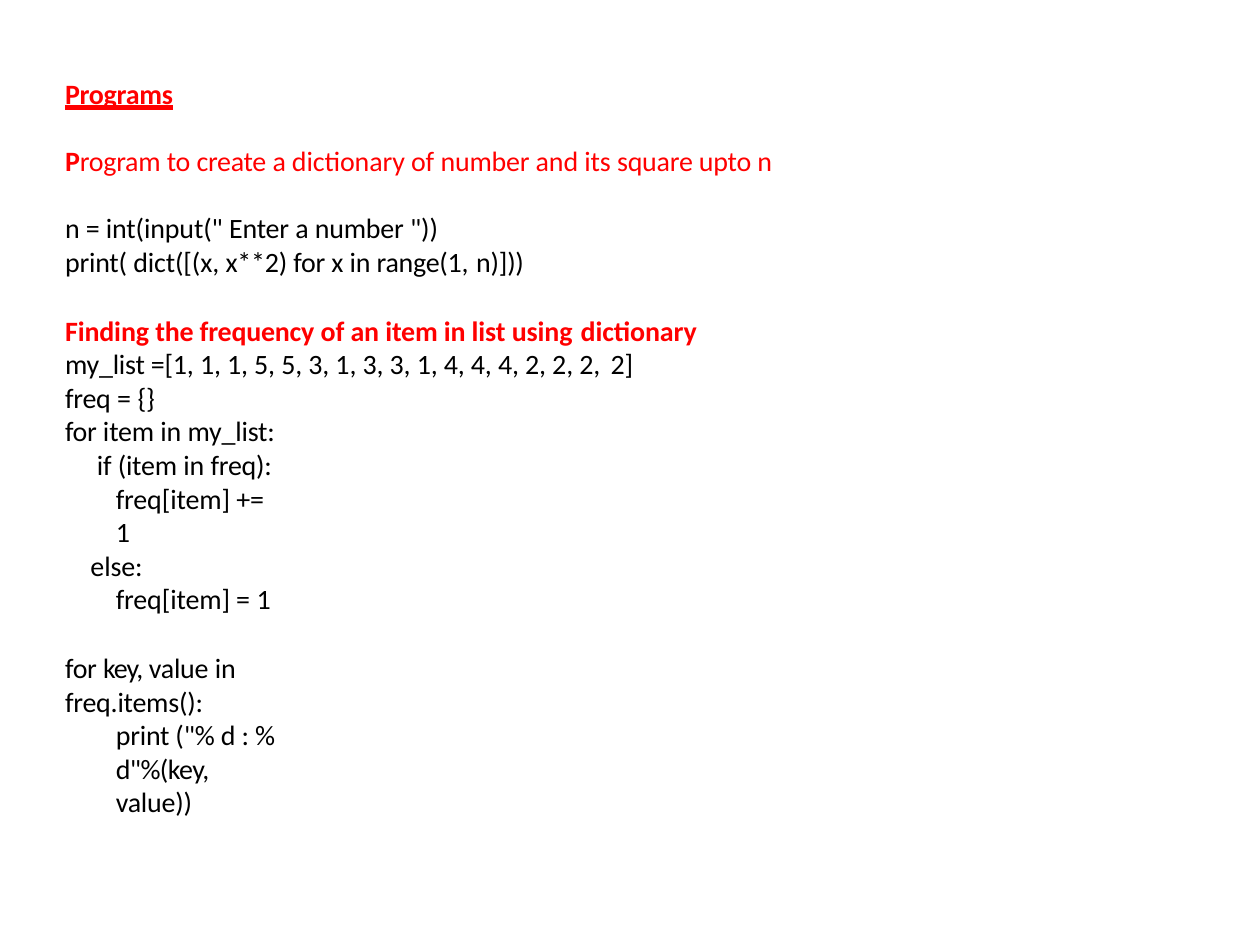
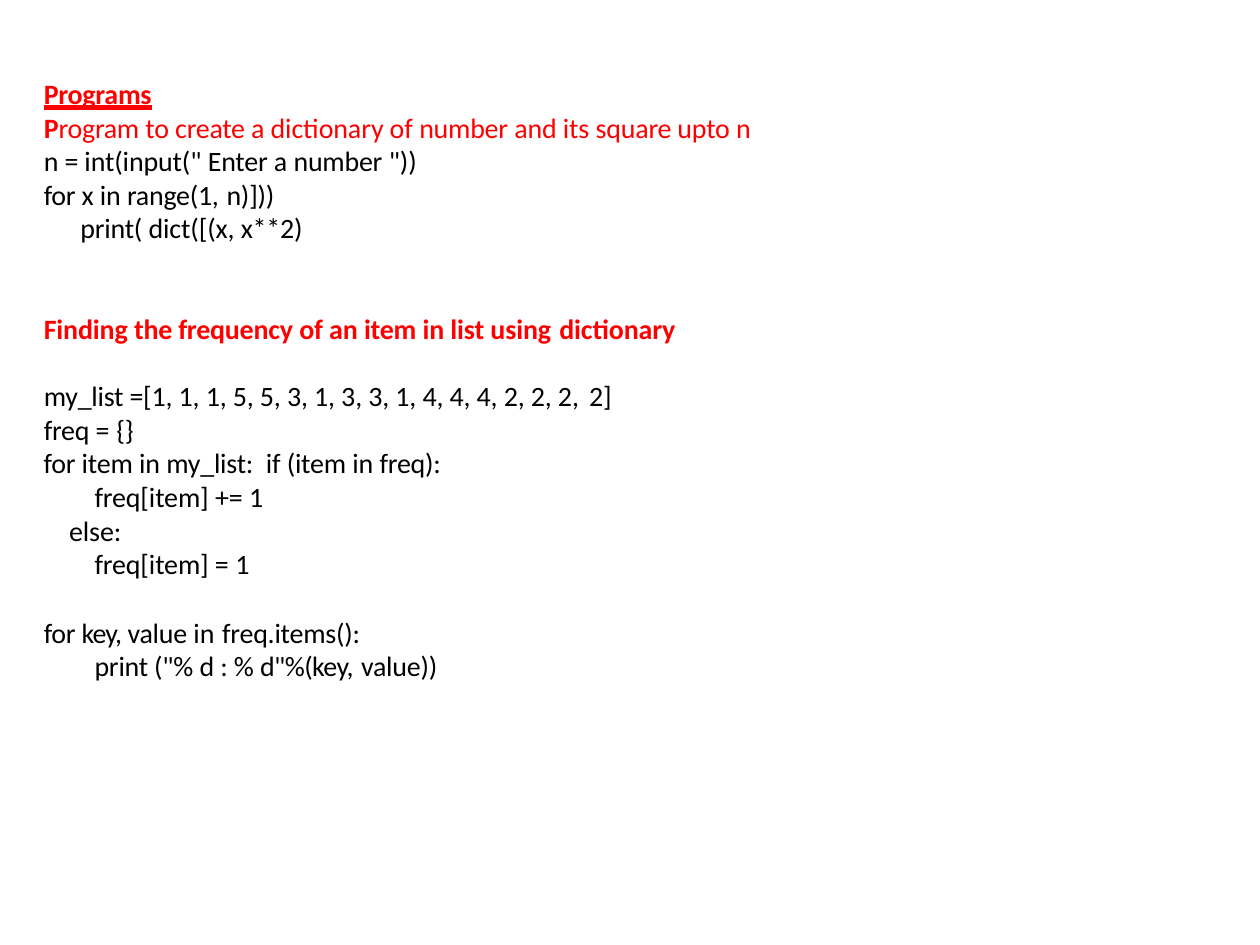
Before and after one commit to davcpscn/XI, a slide deck: slide 17 of Presentations/Dictionary.pptx. Drawn at 1260x945 pixels with LibreOffice and Linux fonts; fonts in the diff are those of the drawing. Boxes give left, top, right and bottom in pixels: in the first picture for what was removed or moved away, otherwise in the second. Text is boxed around its words. In the diff, an @@ line names an element or a change of style, - is before the commit and + after.

```diff
--- a/Presentations/Dictionary.pptx
+++ b/Presentations/Dictionary.pptx
@@ text "Programs" moved from (x1=65, y1=86, x2=772, y2=683) to (x1=44, y1=86, x2=751, y2=681) @@
@@ text at (x1=44, y1=118, x2=751, y2=243): text changed @@
-Program to create a dictionary of number and its square upto n n = int(input(" Enter a number "))
-print( dict([(x, x**2) for x in range(1, n)]))
+Program to create a dictionary of number and its square upto n
+n = int(input(" Enter a number "))
+for x in range(1, n)]))
+print( dict([(x, x**2)
```
Also in this commit, not shown: 6 other slides changed, 9 other files.
